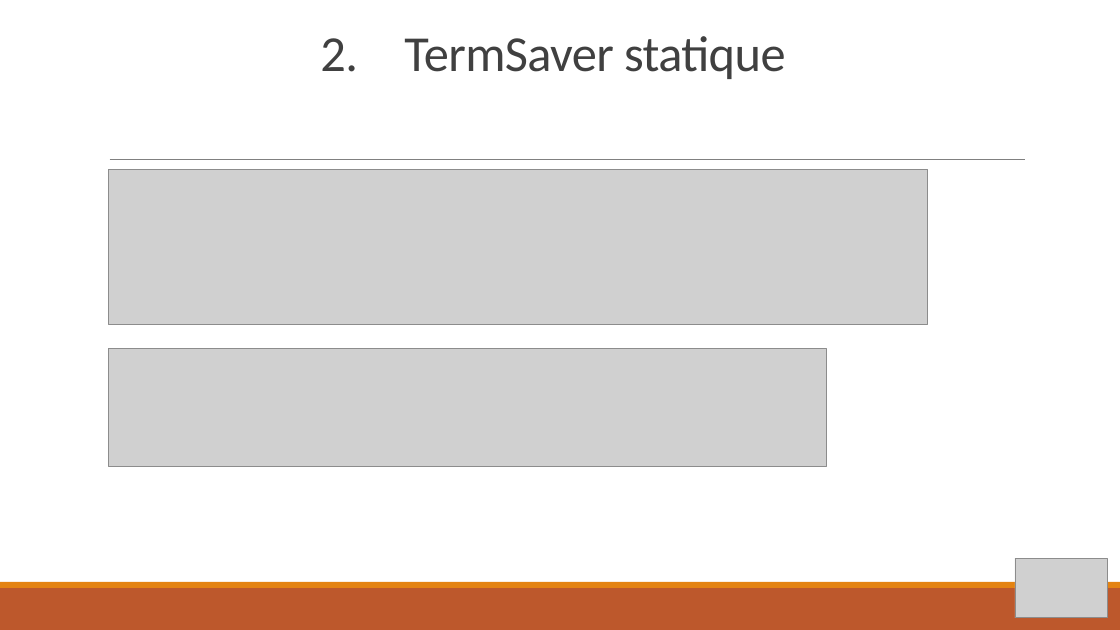
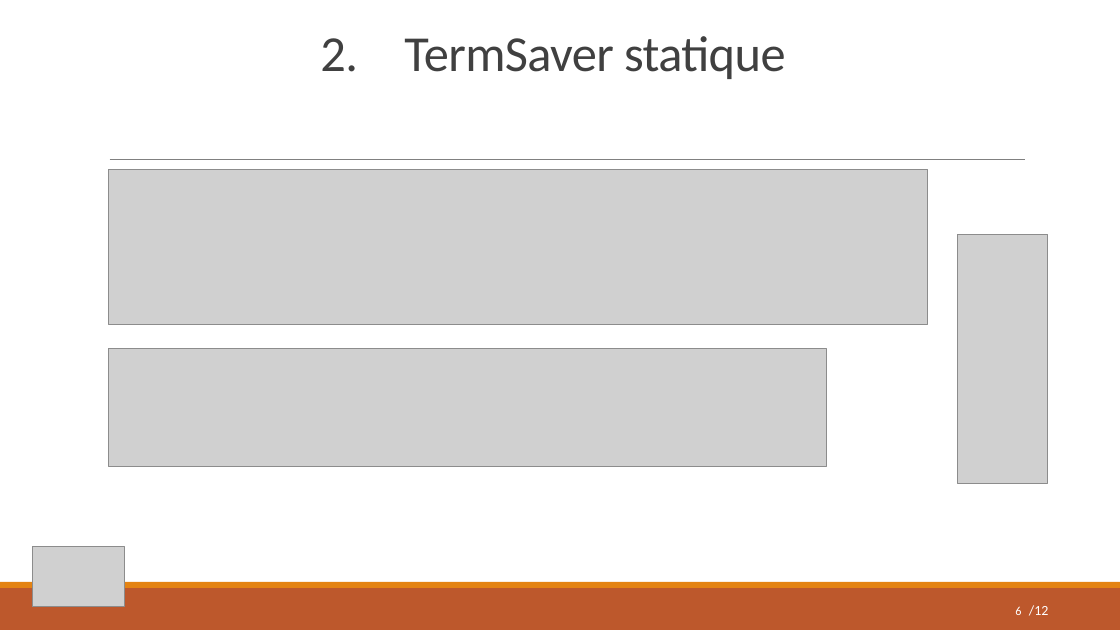
Before and after one commit to pierredumangin/Projet-eXiaSaver, a slide deck: slide 6 of PPT eXiaSaver.pptx (slide 5 before the commit). Drawn at 1120x630 pixels with LibreOffice and Linux fonts; fonts in the diff are those of the drawing; grey boxes stand for pictures. Boxes give left, top, right and bottom in pixels: in the first picture for what was removed or moved away, otherwise in the second. Text is boxed around its words. In the diff, an @@ line names an element or a change of style, - is before the commit and + after.

```diff
--- a/PPT eXiaSaver.pptx
+++ b/PPT eXiaSaver.pptx
@@ picture added at (x1=958, y1=234, x2=1049, y2=484) @@
@@ picture moved from (x1=1015, y1=558, x2=1107, y2=618) to (x1=32, y1=547, x2=124, y2=607) @@
@@ page number added at (x1=1015, y1=606, x2=1021, y2=615), 10.5 pt, text #FFFFFF @@
+6
@@ text added at (x1=1029, y1=605, x2=1049, y2=616), 12 pt, text #FFFFFF @@
+/12
```
Also in this commit, not shown: 7 other slides changed, 4 slides added, 1 slide removed.
